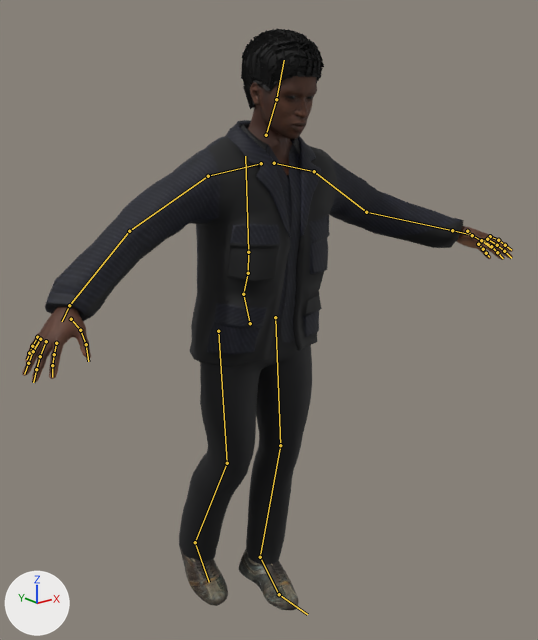
The glTF model public/models/npcs/newtown-producer.glb as it was, and as the next commit left it.
Camera for both pictures: a 50 mm camera at (-1.295, -1.718, 1.625) aimed at (0.089, 0.013, 0.932). Every picture has the same lights, and +X, +Y and +Z are marked at lower left. The picture after the commit comes second. Both versions are drawn at frame 17 of the action 'sprint'; the numbers are the values there. The bones that change, and the others that lie on the model, are drawn over the model as lines.

In view in the first picture: 'EyesMesh', 'HairShoesMesh', 'OutfitMesh', 'SkinMesh'.
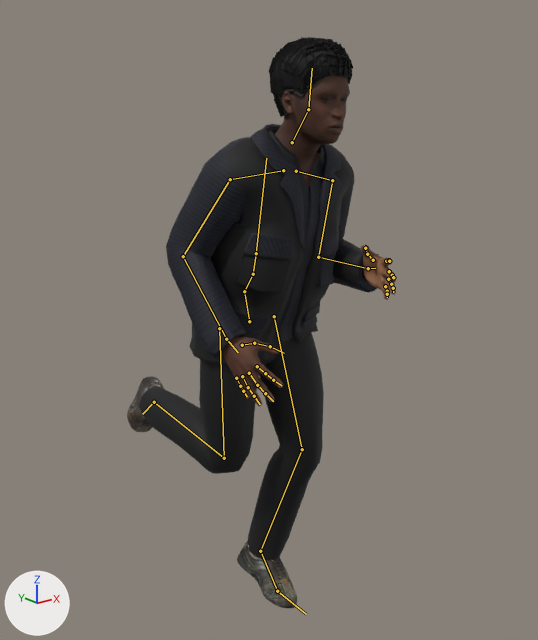
Pixel boxes [x1, y1, x2, y2] of what changed, in the pictures (538 x 640 px):
'OutfitMesh', posed (43% narrower): before [45, 120, 464, 565]; after [139, 124, 379, 561]
'SkinMesh', posed: before [22, 76, 513, 382]; after [222, 76, 396, 406]
'HairShoesMesh', posed (55% wider): before [179, 29, 324, 610]; after [127, 37, 353, 608]
'EyesMesh', posed: before [288, 96, 313, 99]; after [322, 97, 346, 101]
bone 'Hips', root to tip: before (250, 323) to (243, 294); after (249, 321) to (244, 291)
bone 'Spine', root to tip: before (243, 294) to (248, 273); after (244, 291) to (253, 274)
bone 'Chest', root to tip: before (248, 273) to (248, 252); after (253, 274) to (256, 253)
bone 'UpperArm_L', root to tip: before (314, 171) to (366, 212); after (332, 180) to (318, 257)
bone 'LowerArm_L', root to tip: before (366, 212) to (452, 230); after (318, 257) to (368, 268)
bone 'UpperArm_R', root to tip: before (208, 176) to (129, 231); after (230, 179) to (183, 256)
bone 'LowerArm_R', root to tip: before (129, 231) to (69, 305); after (183, 256) to (226, 339)
bone 'Head', root to tip: before (276, 99) to (284, 60); after (308, 109) to (312, 68)
bone 'UpperLeg_L', root to tip: before (275, 317) to (280, 445); after (274, 316) to (302, 449)
bone 'LowerLeg_L', root to tip: before (280, 445) to (260, 557); after (302, 449) to (260, 551)
bone 'Foot_L', root to tip: before (260, 557) to (279, 594); after (260, 551) to (277, 591)
bone 'UpperLeg_R', root to tip: before (218, 331) to (227, 463); after (219, 328) to (224, 458)
bone 'LowerLeg_R', root to tip: before (227, 463) to (195, 542); after (224, 458) to (154, 402)
bone 'Foot_R', root to tip: before (195, 542) to (209, 582); after (154, 402) to (142, 414)

What the commit changed:
Bone 'Hips' (bone_hips) moves from (0.0, -0.036, -0.013) to (0.0, -0.031, -0.011).
Bone 'Hips' (bone_hips) turns from (1, 1, 0) to (3, 4, -1) degrees about its own x, y and z.
Bone 'Spine' (bone_spine) turns from (7, -1, -1) to (19, -2, -1) degrees about its own x, y and z.
Bone 'Chest' (bone_chest) turns from (-3, 0, 0) to (-8, -1, -1) degrees about its own x, y and z.
Bone 'UpperArm_L' (bone_upperarm_l) turns from (7, -21, 15) to (-4, 17, -32) degrees about its own x, y and z.
Bone 'LowerArm_L' (bone_lowerarm_l) turns from (-6, 0, 0) to (66, -3, 4) degrees about its own x, y and z.
Bone 'UpperArm_R' (bone_upperarm_r) turns from (-5, -2, -16) to (-16, -10, 30) degrees about its own x, y and z.
Bone 'LowerArm_R' (bone_lowerarm_r) turns from (-16, 0, 1) to (32, 1, -2) degrees about its own x, y and z.
Bone 'Head' (bone_head) turns from (12, 0, 1) to (-9, 1, 4) degrees about its own x, y and z.
Bone 'UpperLeg_L' (bone_upperleg_l) turns from (1, -15, 8) to (-16, -10, 21) degrees about its own x, y and z.
Bone 'LowerLeg_L' (bone_lowerleg_l) turns from (9, 0, -2) to (35, 2, -6) degrees about its own x, y and z.
Bone 'Foot_L' (bone_foot_l) turns from (-3, -5, 20) to (-9, -4, 22) degrees about its own x, y and z.
Bone 'UpperLeg_R' (bone_upperleg_r) turns from (2, 16, -5) to (5, 20, -5) degrees about its own x, y and z.
Bone 'LowerLeg_R' (bone_lowerleg_r) turns from (25, -1, 5) to (85, -10, 11) degrees about its own x, y and z.
Bone 'Foot_R' (bone_foot_r) turns from (12, 8, -13) to (25, 10, -5) degrees about its own x, y and z.
